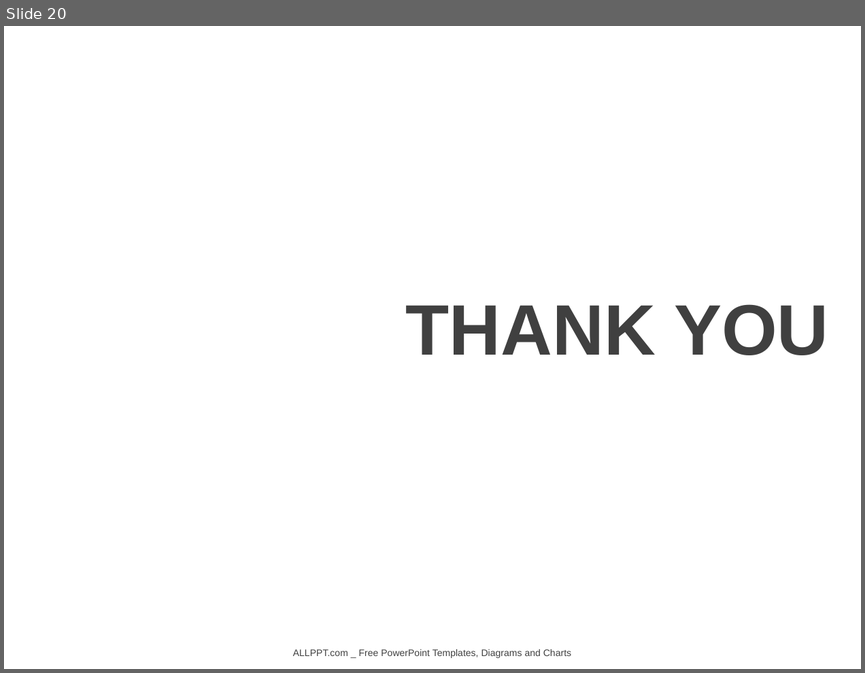
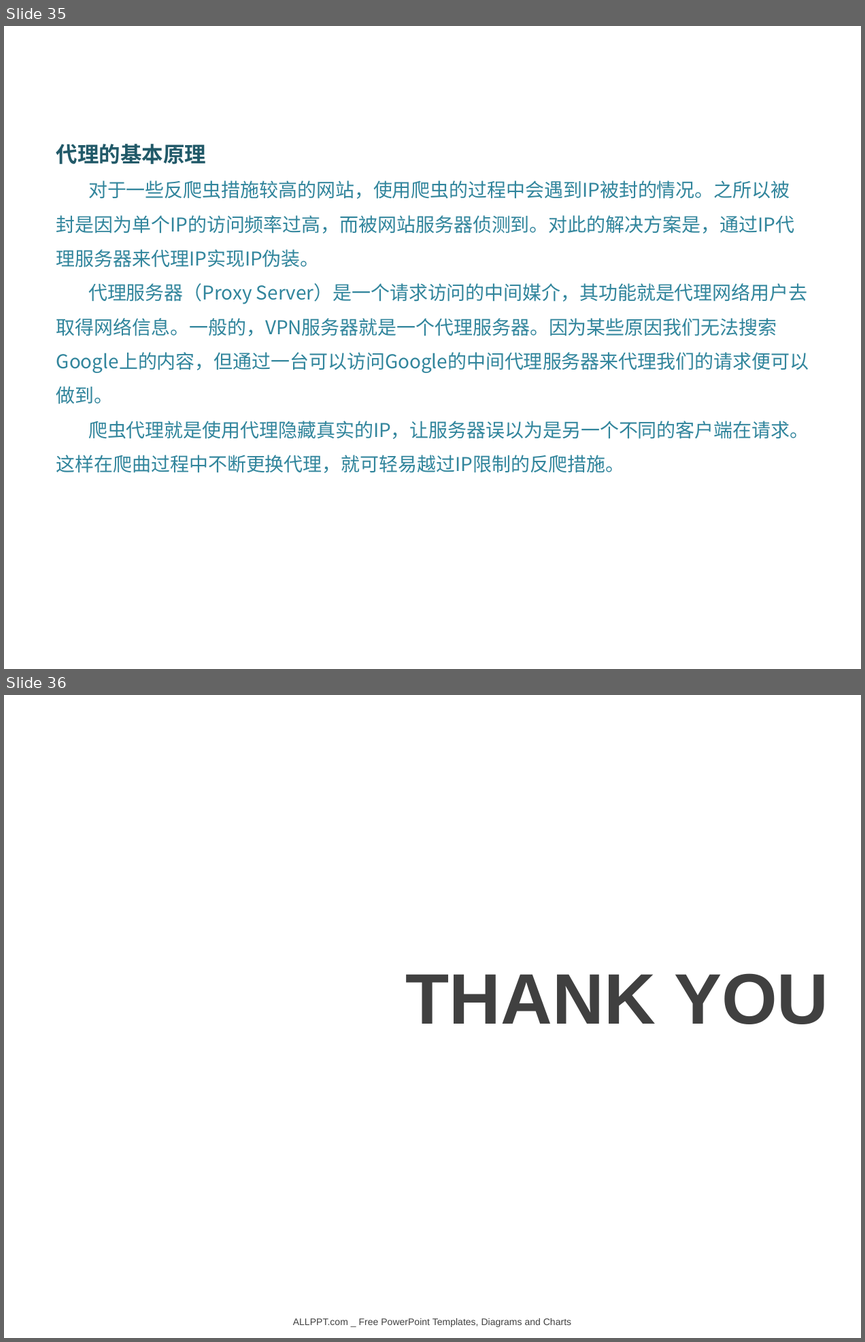
Before and after one commit to DataScienceCoding/Python-Web-Crawler, a slide deck: Python-Web-Crawler.pptx. Shown one above the other, each under a label of ours: slide 20 before the commit, slides 35 and 36 after it. The pictures are 865x673 and 865x1342 pixels, drawn with LibreOffice and Linux fonts; fonts in the diff are those of the drawing; background and template pictures are left out. Boxes give left, top, right and bottom in pixels: in the first picture for what was removed or moved away, otherwise in the second. Text is boxed around its words. In the diff, an @@ line names an element or a change of style, - is before the commit and + after.

```diff
--- a/Python-Web-Crawler.pptx
+++ b/Python-Web-Crawler.pptx
@@ slide 35 added at (4,26,861,669), background picture (left out) @@
@@ text added at (56,144,808,473), 16 pt, text #31859C @@
+代理的基本原理
+对于一些反爬虫措施较高的网站，使用爬虫的过程中会遇到IP被封的情况。之所以被封是因为单个IP的访问频率过高，而被网站服务器侦测到。对此的解决方案是，通过IP代理服务器来代理IP实现IP伪装。
+代理服务器（Proxy Server）是一个请求访问的中间媒介，其功能就是代理网络用户去取得网络信息。一般的，VPN服务器就是一个代理服务器。因为某些原因我们无法搜索Google上的内容，但通过一台可以访问Google的中间代理服务器来代理我们的请求便可以做到。
+爬虫代理就是使用代理隐藏真实的IP，让服务器误以为是另一个不同的客户端在请求。这样在爬曲过程中不断更换代理，就可轻易越过IP限制的反爬措施。
@@ what was slide 20 is now slide 36 @@
```
Also in this commit, not shown: 1 slide changed, 15 other slides added, 9 other files.
